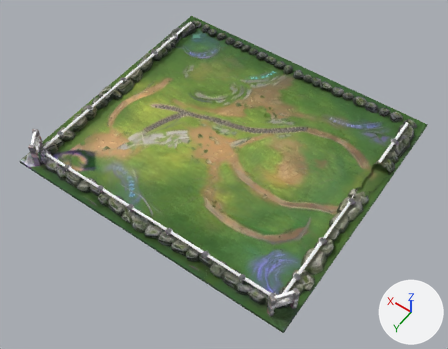
Before and after pictures for a commit that changed the glTF model Objects/models/ban_do_meshy/ban_do.glb.
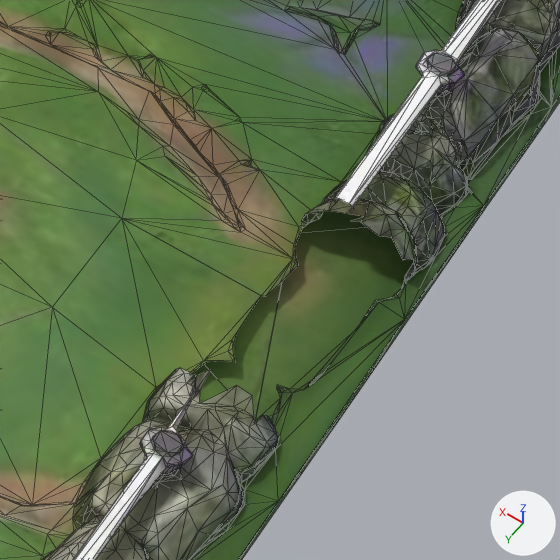
There are two pictures of each version: one whole from a 50 mm camera at (-19.7, 41.6, 89.7) aimed at (22.1, -17.0, -2.4), one close up on the part from 73% to 92% of the width and 37% to 63% of the height. The lights are fixed; the arrows at lower right show +X, +Y and +Z. The last two pictures show the newer version. The close-ups show mesh edges as thin lines. Vertices at exactly the same position are counted once.

In view in the first close-up: 'O4', 'O8'.
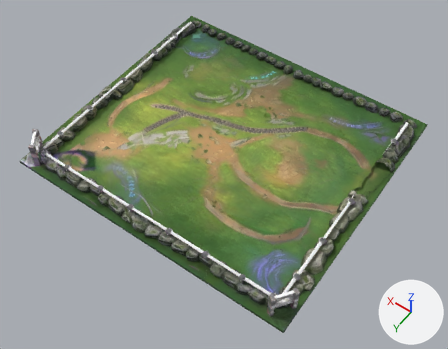
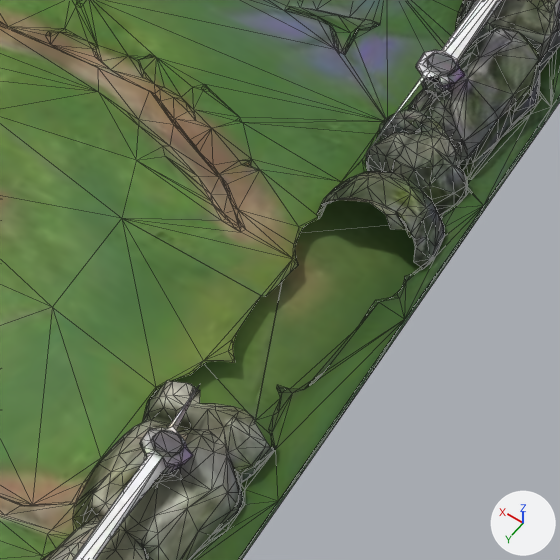
The change, as JSON lines over the scene's bpy script:
```json
{"block": "me_o4", "where": "# used by ob_o4; location = (0.0, 0.0, 0.0)"}
{"op": "remove", "block": "me_o4", "code": "me_o4.from_pydata(...)  # 681 vertices, 1247 faces; spans x -4.1..16.8, y -33.1..-10.7, z -0.6..2.2"}
{"op": "add", "block": "me_o4", "code": "me_o4.from_pydata(...)  # 664 vertices, 1200 faces; spans x -4.1..16.8, y -33.1..-10.7, z -0.6..2.2"}
{"block": "me_o4", "change": "me_o4 part 1"}
{"block": "me_o4", "change": "17 vertices are removed from x -3.2..0.3, y -26.1..-25.6, z 0.2..1.1"}
{"block": "me_o4", "change": "47 faces are deleted"}
{"block": "me_o8", "where": "# used by ob_o8; location = (0.0, 0.0, 0.0)"}
{"op": "remove", "block": "me_o8", "code": "me_o8.from_pydata(...)  # 1700 vertices, 3297 faces; spans x -4.1..15.5, y -48.7..-26.4, z -0.6..2.2"}
{"op": "add", "block": "me_o8", "code": "me_o8.from_pydata(...)  # 1675 vertices, 3240 faces; spans x -4.1..15.5, y -48.7..-26.4, z -0.6..2.2"}
{"block": "me_o8", "change": "me_o8 part 2"}
{"block": "me_o8", "change": "25 vertices are removed from x -3.7..-0.1, y -33.3..-32.7, z 0.4..2.1"}
{"block": "me_o8", "change": "57 faces are deleted"}
```

Boxes (x1, y1, x2, y2) around the edits, measured in the close-ups (560 x 560 px):
```json
{"part": 1, "of": "me_o4", "change": "deleted", "before": [148, 368, 278, 450]}
{"part": 2, "of": "me_o8", "change": "deleted", "before": [302, 76, 441, 281]}
```
